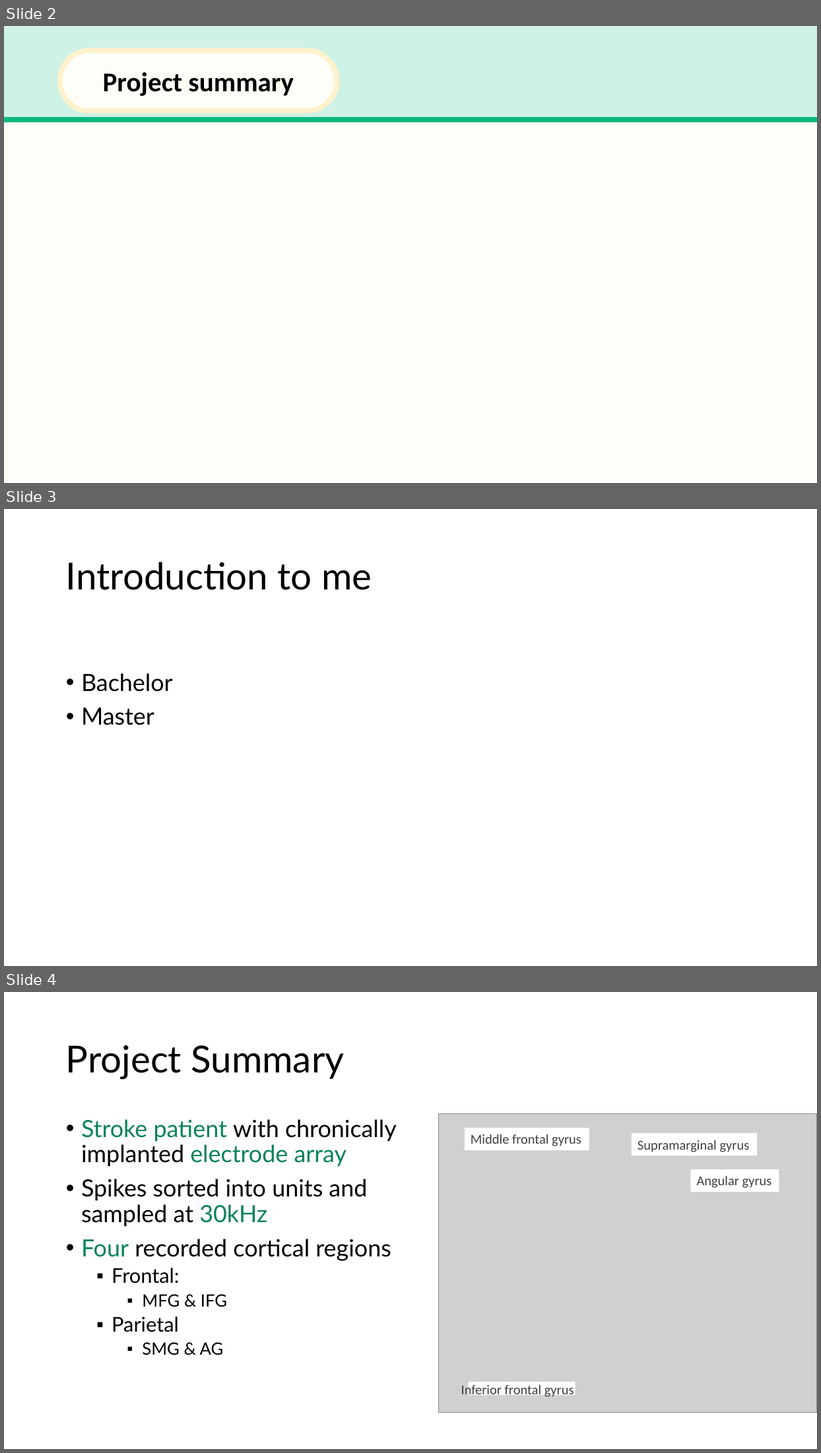
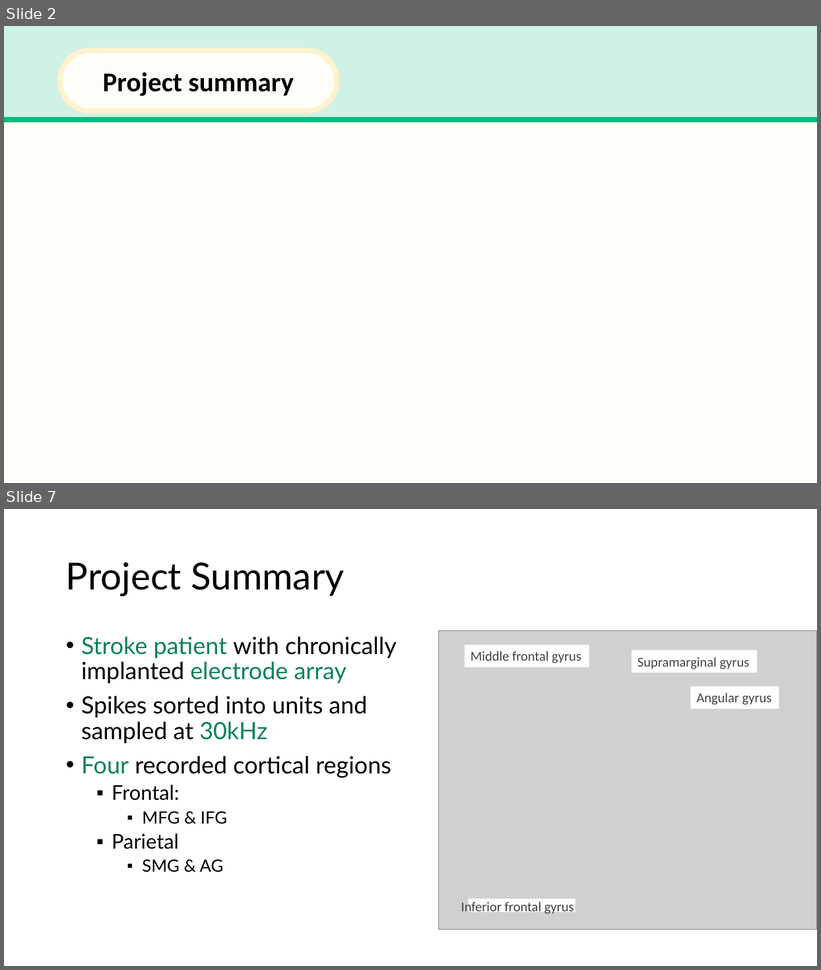
Before and after one commit to trNk27/Human_Data_Exploration, a slide deck: presentation/Prototype.pptx. Shown one above the other, each under a label of ours: slides 2, 3 and 4 before the commit, slides 2 and 7 after it; the slides between them are not shown. The pictures are 821x1453 and 821x970 pixels, drawn with LibreOffice and Linux fonts; fonts in the diff are those of the drawing; grey boxes stand for pictures; background and template pictures are left out. Boxes give left, top, right and bottom in pixels: in the first picture for what was removed or moved away, otherwise in the second. Text is boxed around its words. In the diff, an @@ line names an element or a change of style, - is before the commit and + after.

```diff
--- a/presentation/Prototype.pptx
+++ b/presentation/Prototype.pptx
@@ slide 3 removed at box(4, 509, 817, 966), background picture (left out) @@
@@ title removed at box(66, 562, 372, 590) @@
-Introduction to me
@@ text removed at box(81, 673, 173, 725) @@
-• Bachelor
-• Master
@@ what was slide 4 is now slide 7 @@
```
Also in this commit, not shown: 5 slides changed, 5 slides added, 2 other files.
